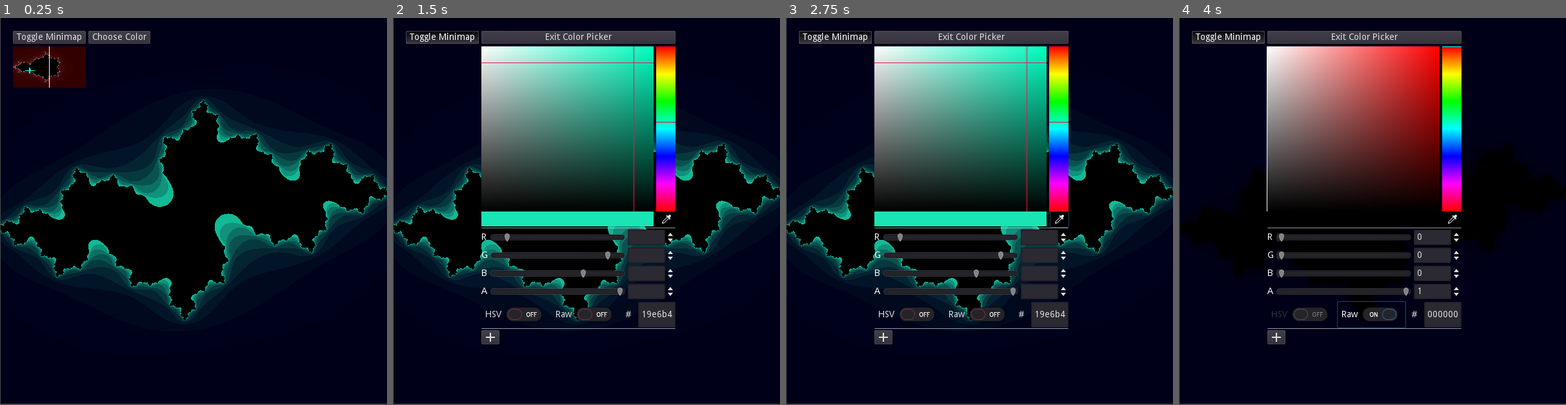
Above: before the commit, frames 1-4 (left to right).
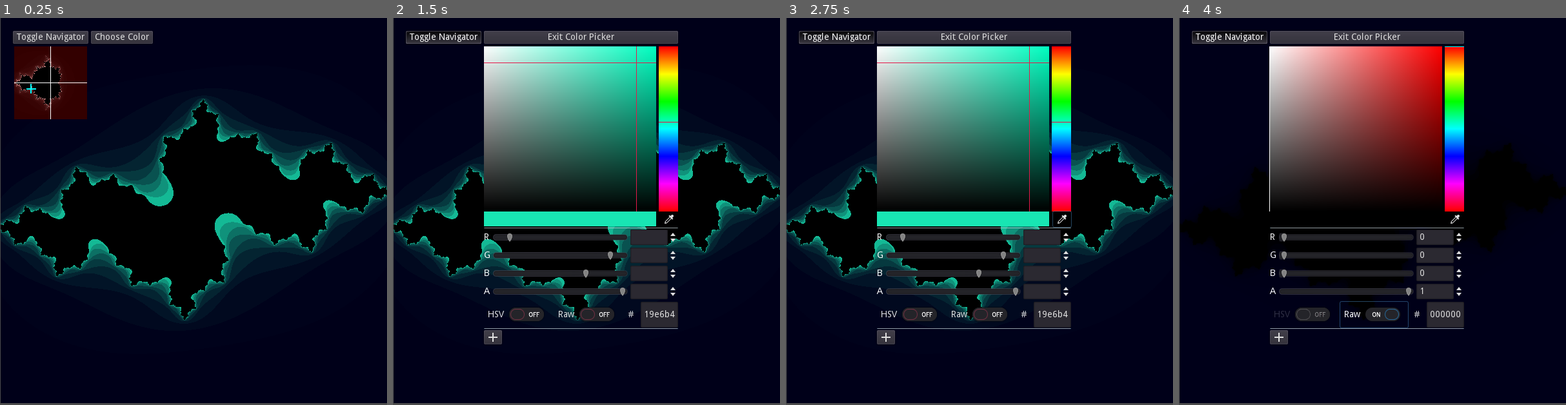
Above: after the commit, the same moments.

Repository: jammin-ben/Julia_Generator
Game: Godot game, scene res://main.tscn
Two runs of this game, one before a commit and one after it. Both use one fixed random seed, a clock stepped at 60 frames per second and the inputs below. The engine's default icon, where the game draws it, is replaced by a stand-in: a white triangle on a blue panel in a dark square.
Inputs (mouse positions are in pixels of both pictures, inside the frame that each line leads up to):
- Up to frame 1 (0.25 s): no input
- Up to frame 2 (1.5 s): click "Toggle Minimap" (after the commit: "Toggle Navigator") at 0.5 s; click "Choose Color" at 1.25 s
- Up to frame 3 (2.75 s): click (1060, 219) at 2 s
- Up to frame 4 (4 s): click "HSV" at 2.75 s; click "Raw" at 3.5 s

The runs differ from the first frame. In frame 1, 4.4% of the frame differs, in the area x 0-100%, y 3-100%; in frame 2, 3.9%; in frame 3, 4.0%; in frame 4, 2.9%.

Commit message:
Fixed mandelbrot size

Diff:
--- a/main.tscn
+++ b/main.tscn
@@ -88,32 +88,34 @@
 [node name="HBoxContainer" type="HBoxContainer" parent="Camera2D/CanvasLayer/UI"]
 margin_left = 20.0
 margin_top = 20.0
-margin_right = 233.0
-margin_bottom = 108.0
+margin_right = 237.0
+margin_bottom = 157.0
 
 [node name="VBoxContainer2" type="VBoxContainer" parent="Camera2D/CanvasLayer/UI/HBoxContainer"]
-margin_right = 113.0
-margin_bottom = 88.0
+margin_right = 117.0
+margin_bottom = 137.0
 
 [node name="MandelButton" type="Button" parent="Camera2D/CanvasLayer/UI/HBoxContainer/VBoxContainer2"]
-margin_right = 113.0
+margin_right = 117.0
 margin_bottom = 20.0
 toggle_mode = true
-text = "Toggle Minimap"
+text = "Toggle Navigator"
 
 [node name="Mandelboi" type="TextureRect" parent="Camera2D/CanvasLayer/UI/HBoxContainer/VBoxContainer2"]
 material = SubResource( 2 )
 margin_top = 24.0
-margin_right = 113.0
-margin_bottom = 88.0
+margin_right = 117.0
+margin_bottom = 137.0
+rect_min_size = Vector2( 113, 113 )
+size_flags_vertical = 2
 texture = ExtResource( 3 )
-stretch_mode = 1
+stretch_mode = 6
 script = ExtResource( 4 )
 
 [node name="VBoxContainer" type="VBoxContainer" parent="Camera2D/CanvasLayer/UI/HBoxContainer"]
-margin_left = 117.0
-margin_right = 213.0
-margin_bottom = 88.0
+margin_left = 121.0
+margin_right = 217.0
+margin_bottom = 137.0
 
 [node name="MenuButton" type="Button" parent="Camera2D/CanvasLayer/UI/HBoxContainer/VBoxContainer"]
 margin_right = 96.0
@@ -141,9 +143,9 @@
 [node name="Juliaboi" type="TextureRect" parent="."]
 material = ExtResource( 8 )
 margin_left = 2.98206
-margin_top = 2.01013
+margin_top = 1.46977
 margin_right = 603.074
-margin_bottom = 601.237
+margin_bottom = 600.697
 texture = ExtResource( 3 )
 stretch_mode = 1
 script = ExtResource( 9 )
